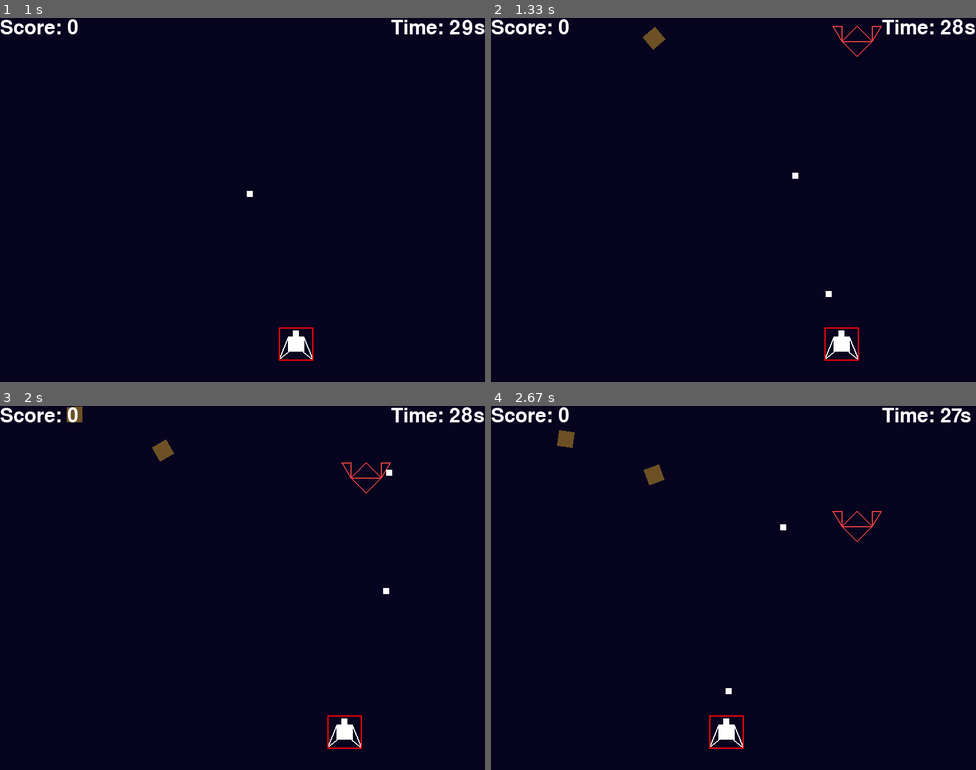
Above: before the commit, frames 1-4 (two rows, left to right).
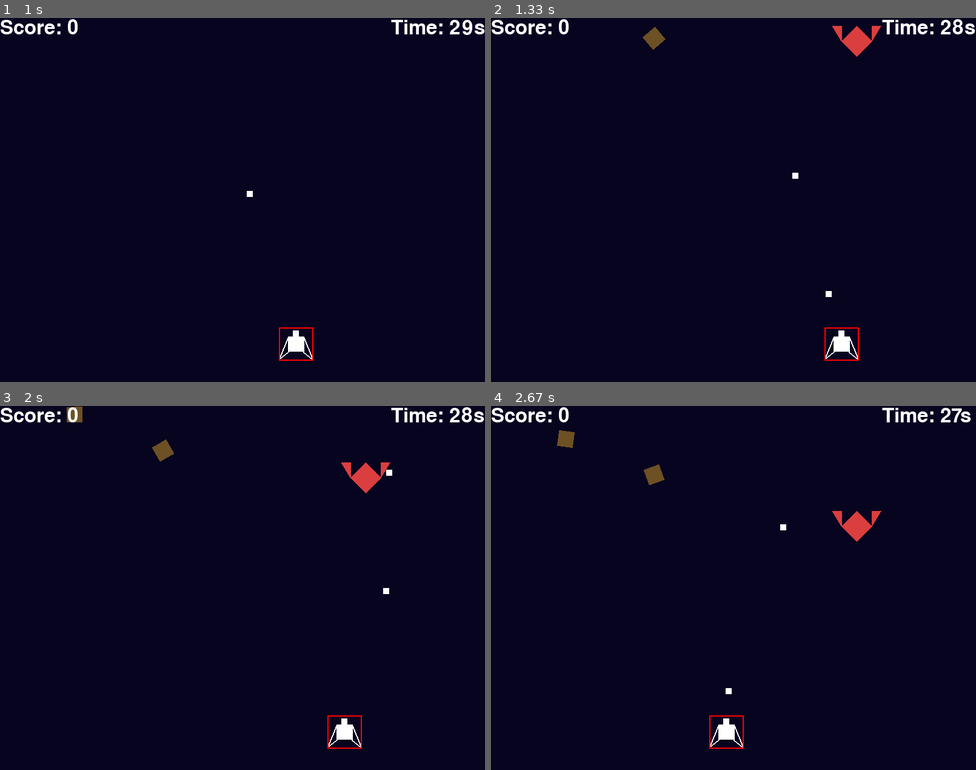
Above: after the commit, the same moments.

Repository: gnikkoch96/pygame-projects
Game: pygame game, started from test_game/shootemup_game/main.py
Same seed, same stepped clock (60 frames per second), same inputs: the game is played once before the commit and once after it.
Inputs:
- Up to frame 1 (1 s): tap Space at 0.33, 0.73 s; hold Right from 0.67 s (still down)
- Up to frame 2 (1.33 s): tap Space at 1.03, 1.23 s; release Right at 1.13 s; hold Right from 1.17 s (still down)
- Up to frame 3 (2 s): tap Space at 1.53, 1.73 s; release Right at 1.63 s; hold Left from 1.67 s (still down)
- Up to frame 4 (2.67 s): tap Space at 2.03, 2.3, 2.6 s; release Left at 2.2 s; hold Left 2.23-2.63 s

Frame 1 is identical in both runs. In frame 2, 0.3% of the frame differs, in the area x 70-81%, y 2-11%; in frame 3, 0.3%; in frame 4, 0.3%.

Commit message:
feat: update enemy body by filling color instead of using borders

Diff:
--- a/test_game/shootemup_game/entities/enemy.py
+++ b/test_game/shootemup_game/entities/enemy.py
@@ -57,7 +57,7 @@
                                 (self.x - 15, self.y - self.height // 2),
                                 (self.x, self.y - self.height // 2)
                             ],
-                            width=2)
+                            width=0)
         # right wing
         pygame.draw.polygon(screen,
                             self.color,
@@ -66,7 +66,7 @@
                                 (self.x + self.width + 15, self.y - self.height // 2),
                                 (self.x + self.width, self.y - self.height // 2)
                             ],
-                            width=2)
+                            width=0)
 
         # top body
         pygame.draw.polygon(screen,
@@ -76,7 +76,7 @@
                 (self.x + self.width, self.y),
                 (self.x + self.width // 2, self.y - 25)
             ],
-            width=2)
+            width=0)
 
         # bottom body
         pygame.draw.polygon(screen,
@@ -86,4 +86,4 @@
                         (self.x + self.width, self.y),
                         (self.x + self.width // 2, self.y + 25)
                     ],
-                    width=2)
+                    width=0)
